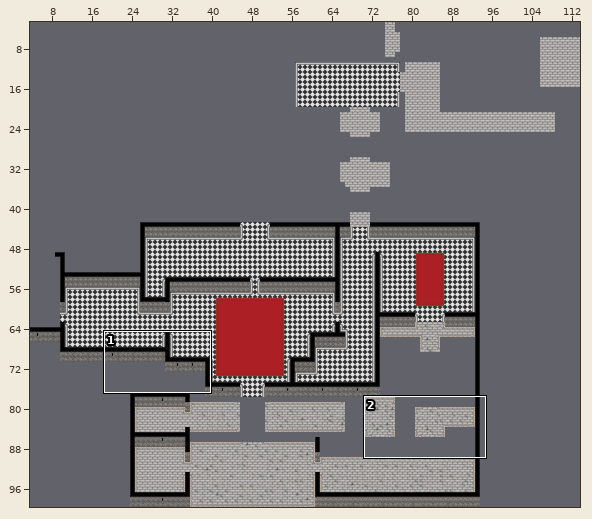
Level history. Tiled map: Assets/tileFiles/yucilious.tmx. The picture above shows the old version from afar; the outline marks the close-up.
Close-up. As it was:
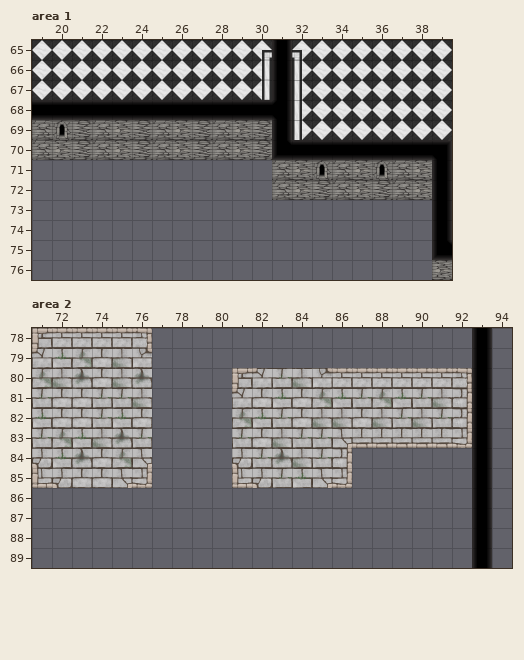
Cells are 64x64 px. Shown: area 1 x 19..39, y 65..76; area 2 x 71..94, y 78..89. The commit also changed other parts of the map, which this record leaves out.
After the commit:
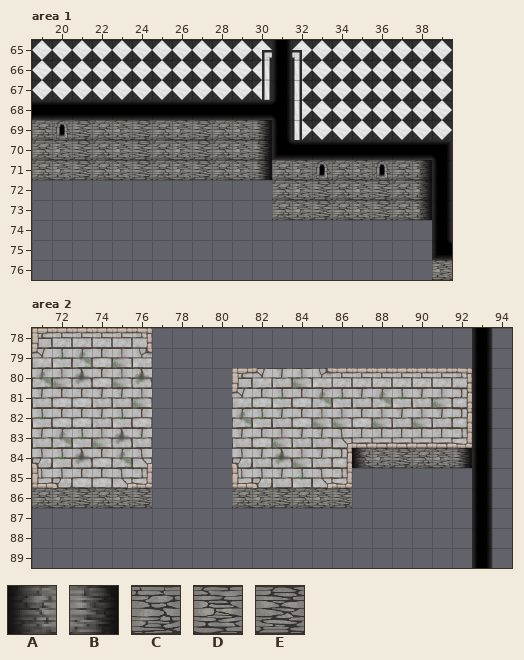
Key: from "shadingTiles": A 2, B 3; from "yucilliousEstateTiles": C 18, D 19, E 20.
_ is an empty cell.
Tiles of an added or newly shown layer are drawn over the layers below it.
See-through tiles are keyed as they look on the map.
From old to new:
Layer "Tile Layer 1", area 1:
The edit adds tile C in row 71 at x 19, 22, 25 and 28; in row 73 at x 31, 34 and 37.
The edit adds tile D in row 71 at x 20, 23, 26 and 29; in row 73 at x 32, 35 and 38.
The edit adds tile E in row 71 at x 21, 24, 27 and 30; in row 73 at x 33 and 36.
Layer "ShadingWalls" (added), area 1:
The edit adds tile B in row 69 at x 30; in row 71 at x 38.
Layer "Shading" (added), area 1:
The edit adds tile B in rows 70 to 71 at x 30; in rows 72 to 73 at x 38.
Layer "Tile Layer 1", area 2:
The edit adds tile C in row 84 at x 87 and 90; in row 86 at x 71, 74, 81 and 84.
The edit adds tile D in row 84 at x 88 and 91; in row 86 at x 72, 75, 82 and 85.
The edit adds tile E in row 84 at x 89 and 92; in row 86 at x 73, 76, 83 and 86.
Layer "Shading" (added), area 2:
The edit adds tile A in row 84 at x 87.
The edit adds tile B in row 84 at x 92.
Boxes around the changes in both close-ups, in picture pixels (x1, y1, x2, y2):
added: (32, 120, 272, 180)
added: (272, 160, 432, 220)
added: (352, 448, 472, 468)
added: (32, 488, 152, 508)
added: (232, 488, 352, 508)
